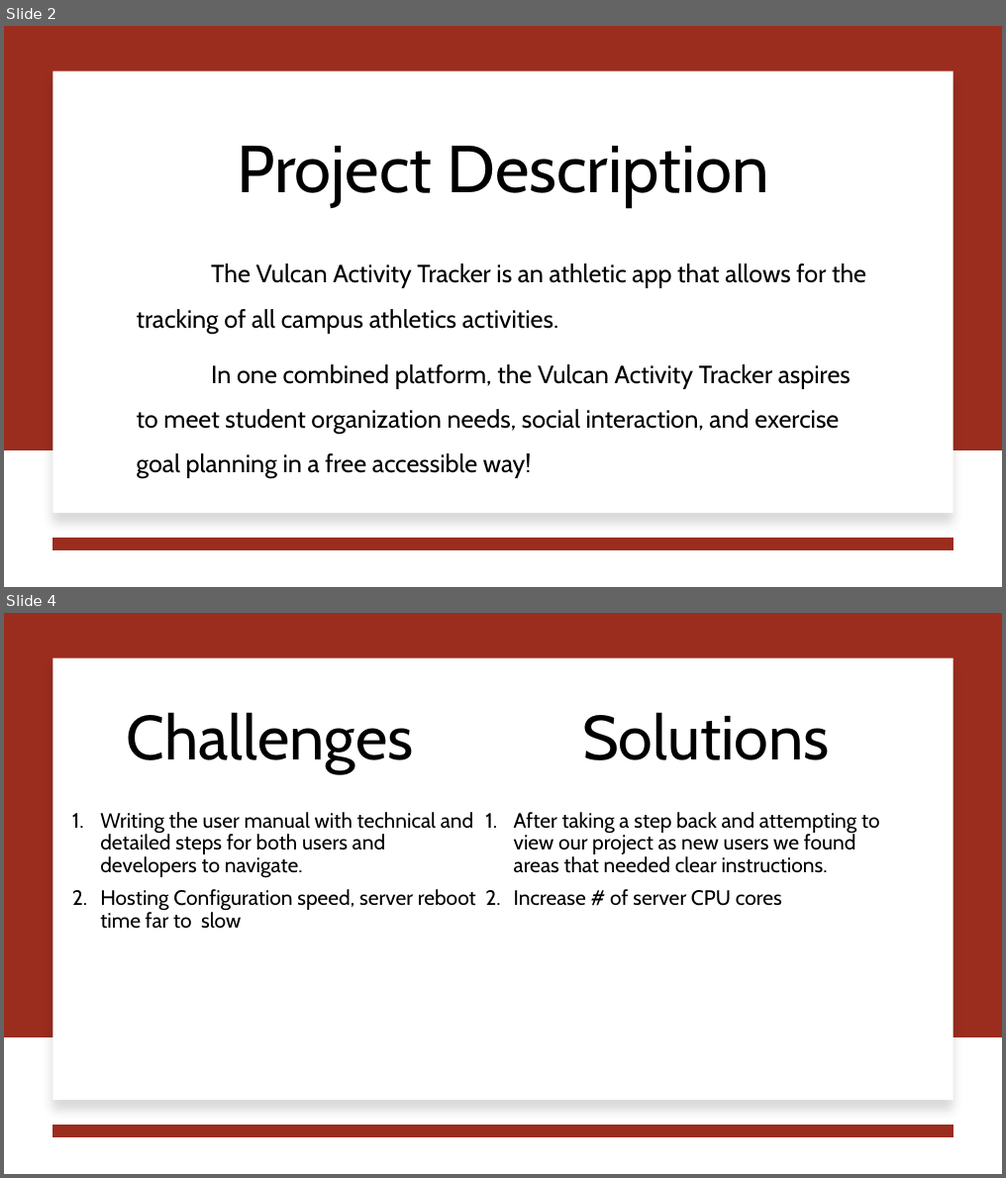
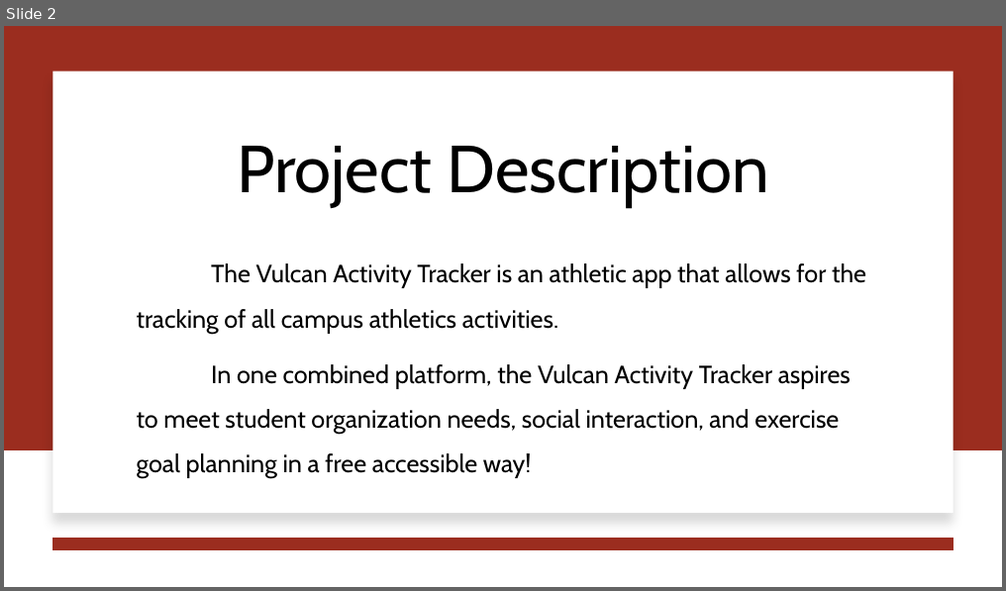
Before and after one commit to jjdeuce06/VulcanActivityTracker, a slide deck: Documentation/Weekly Report/week14/CMSC-4920-Week14Report-Group2.pptx. Shown one above the other, each under a label of ours: slides 2 and 4 before the commit, slide 2 after it; the slides between them are not shown. The pictures are 1006x1178 and 1006x591 pixels, drawn with LibreOffice and Linux fonts; fonts in the diff are those of the drawing. Boxes give left, top, right and bottom in pixels: in the first picture for what was removed or moved away, otherwise in the second. Text is boxed around its words. In the diff, an @@ line names an element or a change of style, - is before the commit and + after.

```diff
--- a/Documentation/Weekly Report/week14/CMSC-4920-Week14Report-Group2.pptx
+++ b/Documentation/Weekly Report/week14/CMSC-4920-Week14Report-Group2.pptx
@@ slide 4 removed at (4, 613, 1002, 1174), background #FFFFFF @@
@@ rectangle removed at (4, 613, 1002, 1038) @@
@@ rectangle removed at (53, 658, 953, 1100) @@
@@ title removed at (127, 712, 414, 773) @@
-Challenges
@@ text removed at (582, 712, 830, 761) @@
-Solutions
@@ text removed at (100, 812, 476, 929) @@
-1. Writing the user manual with technical and detailed steps for both users and developers to navigate.
-2. Hosting Configuration speed, server reboot time far to slow
@@ text removed at (514, 812, 880, 906) @@
-1. After taking a step back and attempting to view our project as new users we found areas that needed clear instructions.
-2. Increase # of server CPU cores
@@ line removed from (953, 1131) to (53, 1131) @@
```
Also in this commit, not shown: 1 slide changed, 1 slide added, 1 other slide removed, 2 other files.
